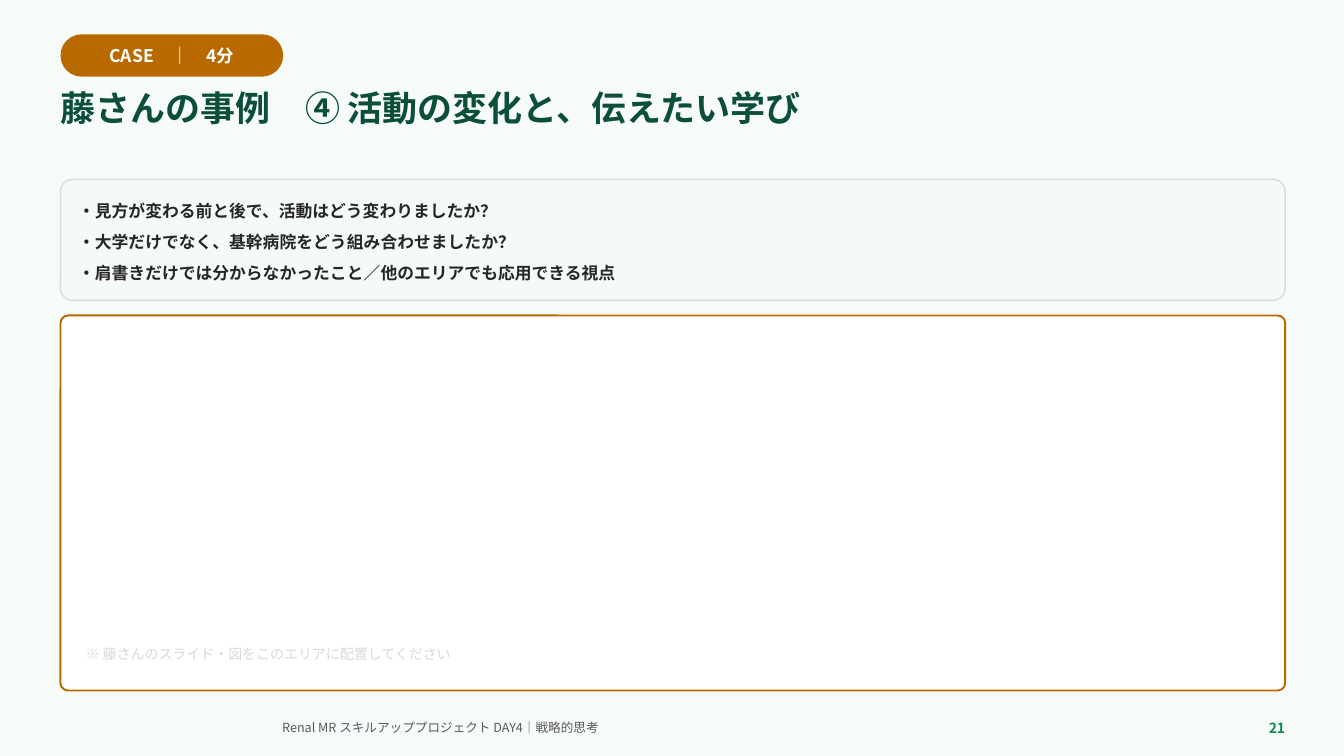
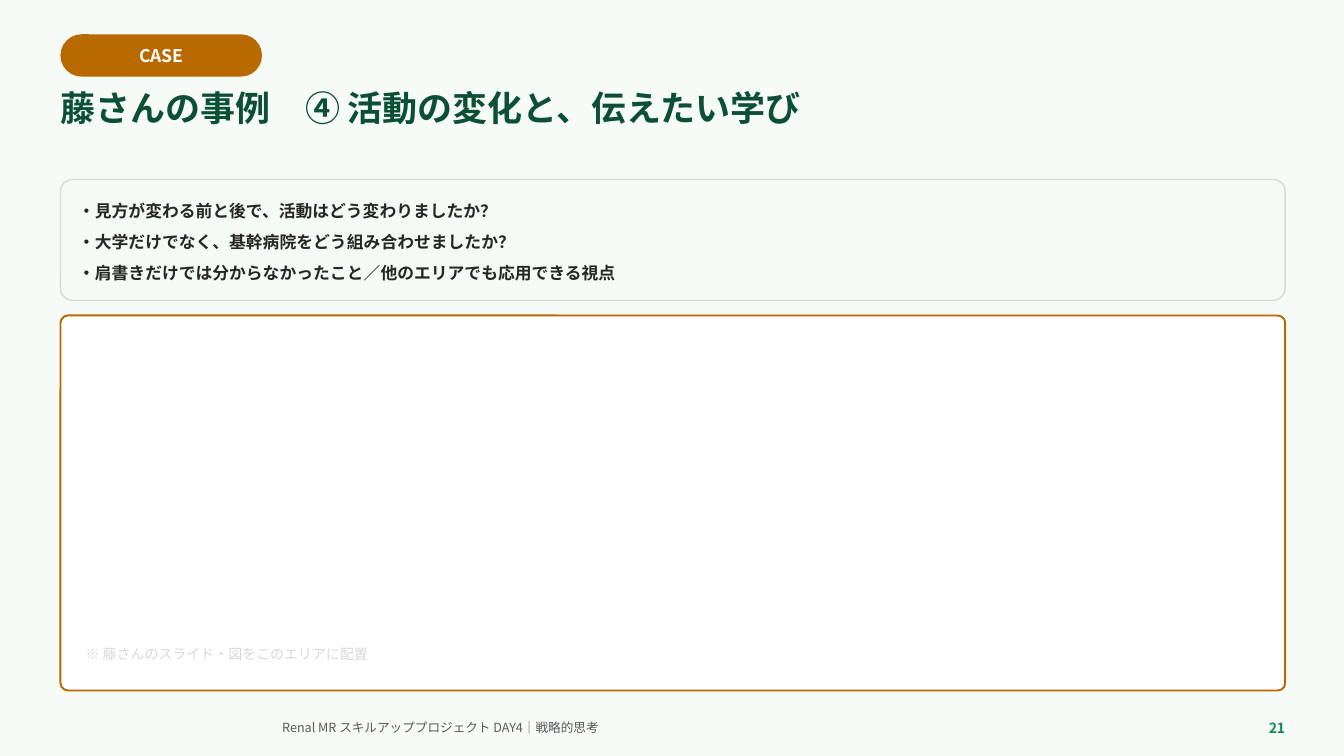
Before and after one commit to TAKUYA-1187/Claude, a slide deck: slide 21 of novartis_training/DAY4_ちょっと分かるだけで世界が変わる.pptx. Drawn at 1344x756 pixels with LibreOffice and Linux fonts; fonts in the diff are those of the drawing; background and template pictures are left out. Boxes give left, top, right and bottom in pixels: in the first picture for what was removed or moved away, otherwise in the second. Text is boxed around its words. In the diff, an @@ line names an element or a change of style, - is before the commit and + after.

```diff
--- a/novartis_training/DAY4_ちょっと分かるだけで世界が変わる.pptx
+++ b/novartis_training/DAY4_ちょっと分かるだけで世界が変わる.pptx
@@ rounded rectangle "CASE": place and size @@
-rounded rectangle "CASE" at bbox=[60, 34, 283, 77]
+rounded rectangle "CASE" at bbox=[60, 34, 262, 77]
@@ text in rounded rectangle at bbox=[139, 49, 183, 63]: text changed @@
-CASE ｜ 4分
+CASE
@@ text at bbox=[103, 643, 368, 663]: text changed @@
-※ 藤さんのスライド・図をこのエリアに配置してください
+※ 藤さんのスライド・図をこのエリアに配置
```
Also in this commit, not shown: 18 other slides changed, 2 other files.
